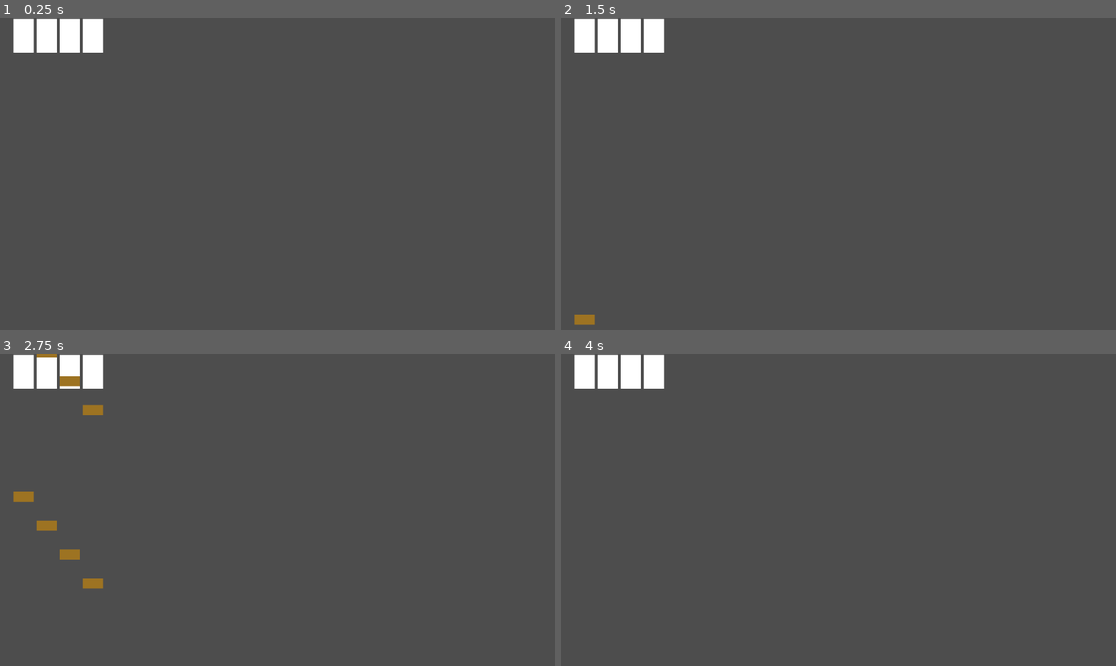
Above: before the commit, frames 1-4 (two rows, left to right).
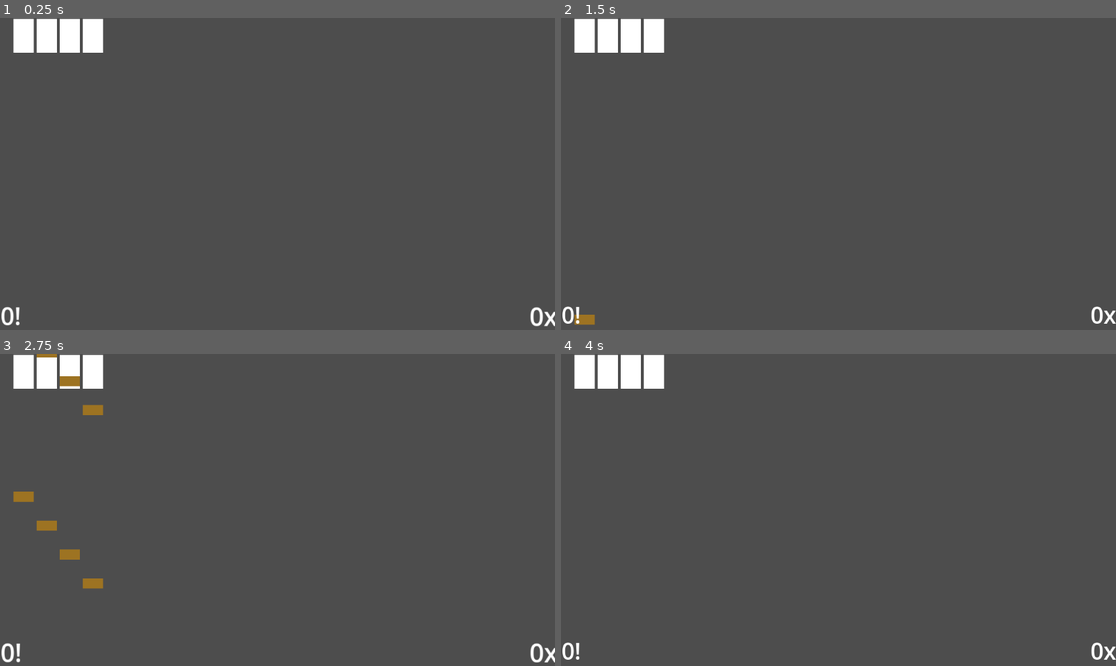
Above: after the commit, the same moments.

Repository: coltonisgod234/Project-KURO-Client
Game: Godot game, scene res://main.tscn
Two runs of this game, one before a commit and one after it. Both use one fixed random seed, a clock stepped at 60 frames per second and the inputs below.
Inputs (mouse positions are in pixels of both pictures, inside the frame that each line leads up to):
- Up to frame 1 (0.25 s): no input
- Up to frame 2 (1.5 s): move the mouse to (960, 158) at 0.52 s; tap S (Character) at 0.6 s; tap Enter at 1.25 s; move the mouse to (727, 189) at 1.27 s; tap L (Ability) at 1.35 s
- Up to frame 3 (2.75 s): tap S (Character) at 1.55, 2.1 s; move the mouse to (333, 441) at 2.02 s
- Up to frame 4 (4 s): move the mouse to (810, 572) at 2.77 s; tap D (key0) at 2.85 s; tap S (Character) at 3.05, 3.8 s; move the mouse to (1005, 556) at 3.52 s; tap F (key1) at 3.6 s

The runs differ from the first frame. In frame 1, 0.3% of the frame differs, in the area x 0-100%, y 92-99%; in frame 2, 0.2%; in frame 3, 0.3%; in frame 4, 0.2%.

Commit message:
Brock has been in VC completely alone for several hours. Anyway I got stuff to be nicer, I'm gonna push to a remote

Diff:
--- a/gameplay/mod_HUD/hud_glue.gd
+++ b/gameplay/mod_HUD/hud_glue.gd
@@ -2,8 +2,9 @@
 #extends Control
 
 var lane_manager = null
-func kuro_initalize():
-	Globals.LaneManager.note_judged.connect(_on_note_judged)
+func kuro_init():
+	await Globals.wait_for_component("LaneManager")
+	Globals.exports["LaneManager"].note_judged.connect(_on_note_judged)
 	#init_ComboCounter()
 	#init_ScoreCounter()
 	return
--- a/gameplay/mod_HUD/ui_counter.gd
+++ b/gameplay/mod_HUD/ui_counter.gd
@@ -4,7 +4,7 @@
 var count := 0.0
 @export var text_template := "%d"
 
-func kuro_initalize():
+func kuro_init():
 	set_count(0)
 
 func update(old_count):
--- a/gameplay/mod_characters/basecharacter.gd
+++ b/gameplay/mod_characters/basecharacter.gd
@@ -1,10 +1,7 @@
-extends Node2D
+#extends Node2D
+extends KURO_Component
 class_name KURO_Character
 
-var priority: int = -1
-var lane_manager = null
-
-var current_scene = null
 func primary():
 	if $AbilityStun.is_stunned(): return
 	if $Primary/Cooldown.is_stunned(): return
--- a/gameplay/mod_characters/basecharacter.tscn
+++ b/gameplay/mod_characters/basecharacter.tscn
@@ -1,14 +1,13 @@
-[gd_scene load_steps=4 format=3 uid="uid://bgpc5uhrgjc2r"]
+[gd_scene load_steps=3 format=3 uid="uid://bgpc5uhrgjc2r"]
 
 [ext_resource type="Script" uid="uid://df5w3pd3rwhv0" path="res://gameplay/mod_characters/basecharacter.gd" id="1_1ouy2"]
-[ext_resource type="Script" uid="uid://clp2aeren8ktj" path="res://gameplay/mod_characters/ability_stun.gd" id="1_4ho36"]
 [ext_resource type="Script" uid="uid://br6dgp2vin25w" path="res://gameplay/mod_characters/cooldown.gd" id="2_hf5e4"]
 
 [node name="Character" type="Node2D"]
 script = ExtResource("1_1ouy2")
 
 [node name="AbilityStun" type="Timer" parent="."]
-script = ExtResource("1_4ho36")
+script = ExtResource("2_hf5e4")
 
 [node name="Primary" type="Node2D" parent="."]
 
--- a/gameplay/mod_characters/character_manager.gd
+++ b/gameplay/mod_characters/character_manager.gd
@@ -1,9 +1,7 @@
-extends Node2D
+extends KURO_Component
 
-var lane_manager = null
 func load_character(scene):
 	var character = scene.instantiate()
-	character.lane_manager = lane_manager
 	self.add_child(character)
 
 var mode = "game"
@@ -58,6 +56,6 @@
 	handle_character_mode()
 	handle_ability_mode(num_lanes)
 
-func _ready():
+func kuro_init():
 	num_lanes = 4
 	#load_character("res://gameplay/Characters/violet.tscn")
--- a/gameplay/mod_characters/character_manager.tscn
+++ b/gameplay/mod_characters/character_manager.tscn
@@ -4,3 +4,4 @@
 
 [node name="CharacterManager" type="Node2D"]
 script = ExtResource("1_kvcu0")
+globals_export_name = "CharacterManager"
--- a/gameplay/mod_characters/violet.gd
+++ b/gameplay/mod_characters/violet.gd
@@ -49,15 +49,19 @@
 	motivation = lerp(motivation, state, motivation_speed * _delta)
 	#print(motivation)
 
-func _ready():
-	lane_manager.note_judged.connect(_on_judgement)
+func kuro_init():
+	print("[Violet] me waiting for bro")
+	await Globals.wait_for_component("LaneManager")
+	Globals.exports["LaneManager"].note_judged.connect(_on_judgement)
+	print("[Violet] in the thing")
 	$Secondary/ExitTimer.timeout.connect(_on_secondary_end)
 
 func _on_secondary_end():
 	toggle_state()
 	is_in_secondary = false
-	Globals.Score.add_count((note_hit_counter * motivation) * reserve)
+	Globals.exports["Score"].add_count((note_hit_counter * motivation) * reserve)
 	note_hit_counter = 0
+	$Secondary/ExitTimer.stop()
 
 func _on_judgement(lane: Node2D, note: Node2D, judge:int, nonfabricated:int):
 	if is_in_secondary:
--- a/gameplay/mod_characters/violet.tscn
+++ b/gameplay/mod_characters/violet.tscn
@@ -5,6 +5,7 @@
 
 [node name="Violet" type="Node2D"]
 script = ExtResource("1_d5g55")
+globals_export_name = "Violet0"
 
 [node name="AbilityStun" type="Timer" parent="."]
 script = ExtResource("3_kgw7j")
--- a/gameplay/mod_management/lane_manager.gd
+++ b/gameplay/mod_management/lane_manager.gd
@@ -1,11 +1,11 @@
-#extends KURO_Component
-extends Node2D
+extends KURO_Component
+#extends Node2D
 
 signal note_judged(lane: Node2D, note: Node2D, real_judge, nonfabricated_judge)
 
 var allow_miss := true
 
-func _ready():
+func kuro_init():
 	print("[LaneManager] Lane Manager ready")
 
 #func kuro_initalize():
--- a/main.gd
+++ b/main.gd
@@ -5,18 +5,16 @@
 var map_num_keys = MapParser.parse_map_num_lanes(map)
 
 var character_manager = null
-func init_CharacterManager(lane_manager):
+func init_CharacterManager():
 	print("[Main] Initalizing CharacterManager...")
 	character_manager = Scenes.CharacterManager.instantiate()
-	character_manager.lane_manager = lanemgr
 	self.add_child(character_manager)
 	character_manager.load_character(Scenes.CharacterViolet)
 
 var hud = null
-func init_HUD(lane_manager):
+func init_HUD():
 	print("[Main] Initalizing HUD...")
 	hud = Scenes.HUD.instantiate()
-	hud.lane_manager = lane_manager
 	self.add_child(hud)
 
 var lanemgr = null
@@ -39,5 +37,5 @@
 	print("[Main] Parsed map: %s | %s | audiofile is %s | %s keys" % [map, map_timings, map_song, map_num_keys])
 	init_LaneManager()
 	init_SongPlayer()
-	init_HUD(lanemgr)
-	init_CharacterManager(lanemgr)
+	init_HUD()
+	init_CharacterManager()
--- a/shared/Globals.gd
+++ b/shared/Globals.gd
@@ -1,7 +1,12 @@
 extends Node
 
+func wait_for_component(component_name):
+	print("[Globals.gd] Waiting for %s" % component_name)
+	while component_name not in self.exports:
+		pass
+
+	print("[Globals.gd] Done waiting for %s" % component_name)
+
 enum { JUDGE_MISS = 0, JUDGE_HIT = 1 }
-var Score = 0
-var Combo = 0
-#var LaneManager := KURO_Component.new()
 #var LaneManager
+var exports: Dictionary
--- a/shared/kuro_component.gd
+++ b/shared/kuro_component.gd
@@ -5,11 +5,12 @@
 @export var globals_export_name := ""
 var initalized_yet := false
 
-func kuro_initialize():
+func kuro_init():
 	pass
 
 func _ready():
 	print("[KURO_Component] Exporting to %s" % globals_export_name)
-	kuro_initialize()
-	self.component_ready.emit()
+	Globals.exports[globals_export_name] = self
+	self.kuro_init()
+	self.component_ready.emit(self, globals_export_name)
 	initalized_yet = true
